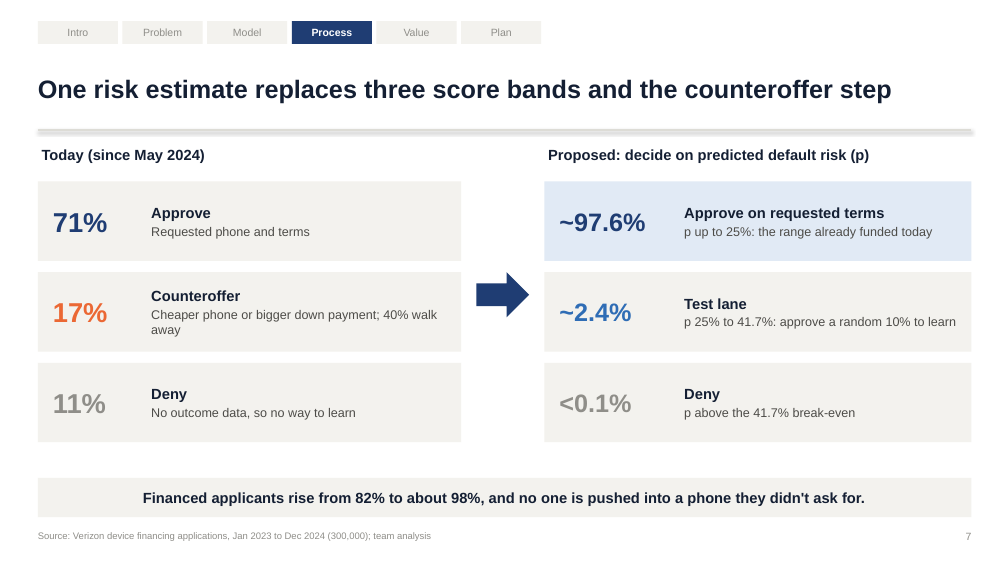
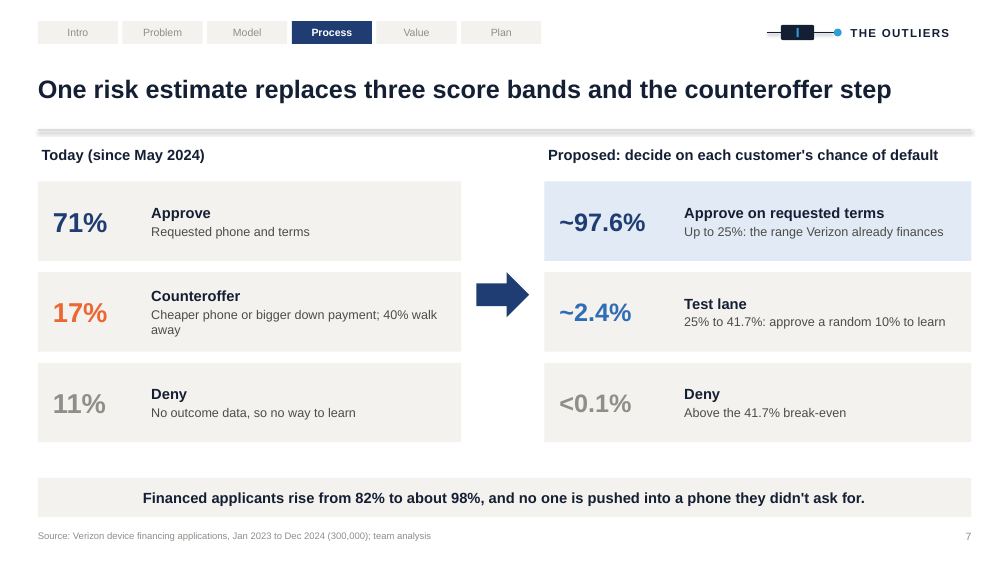
Before and after one commit to olerigha/Data-Learning, a slide deck: slide 7 of Leadership & Consulting in Data Science/Verizon EDA/Presentation/Verizon_Proposal_The_Outliers.pptx. Drawn at 1008x567 pixels with LibreOffice and Linux fonts; fonts in the diff are those of the drawing. Boxes give left, top, right and bottom in pixels: in the first picture for what was removed or moved away, otherwise in the second. Text is boxed around its words. In the diff, an @@ line names an element or a change of style, - is before the commit and + after.

```diff
--- a/Leadership & Consulting in Data Science/Verizon EDA/Presentation/Verizon_Proposal_The_Outliers.pptx
+++ b/Leadership & Consulting in Data Science/Verizon EDA/Presentation/Verizon_Proposal_The_Outliers.pptx
@@ rounded rectangle added at <box>781,25,814,40</box>, fill #141F33 @@
@@ rectangle added at <box>797,28,799,37</box>, fill #2E9FD9 @@
@@ ellipse added at <box>834,29,842,36</box>, fill #2E9FD9 @@
@@ text added at <box>850,29,949,37</box>, 11 pt, text #141F33, bold @@
+THE OUTLIERS
@@ line added from (768, 33) to (781, 33), #141F33 1.2 pt @@
@@ line added from (814, 33) to (834, 33), #141F33 1.2 pt @@
@@ text at <box>548,149,938,163</box>: text changed @@
-Proposed: decide on predicted default risk (p)
+Proposed: decide on each customer's chance of default
@@ text at <box>684,227,944,239</box>: text changed @@
-p up to 25%: the range already funded today
+Up to 25%: the range Verizon already finances
@@ text at <box>684,317,946,329</box>: text changed @@
-p 25% to 41.7%: approve a random 10% to learn
+25% to 41.7%: approve a random 10% to learn
@@ text at <box>684,408,846,417</box>: text changed @@
-p above the 41.7% break-even
+Above the 41.7% break-even
```
Also in this commit, not shown: 12 other slides changed, 5 slides added, 3 slides removed, 44 other files.
